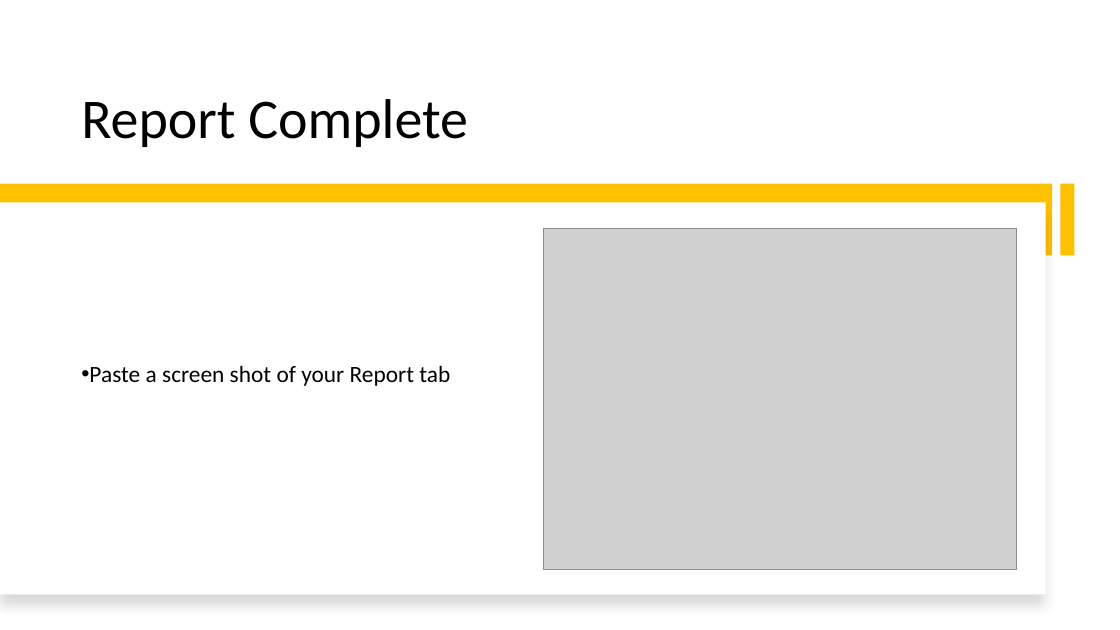
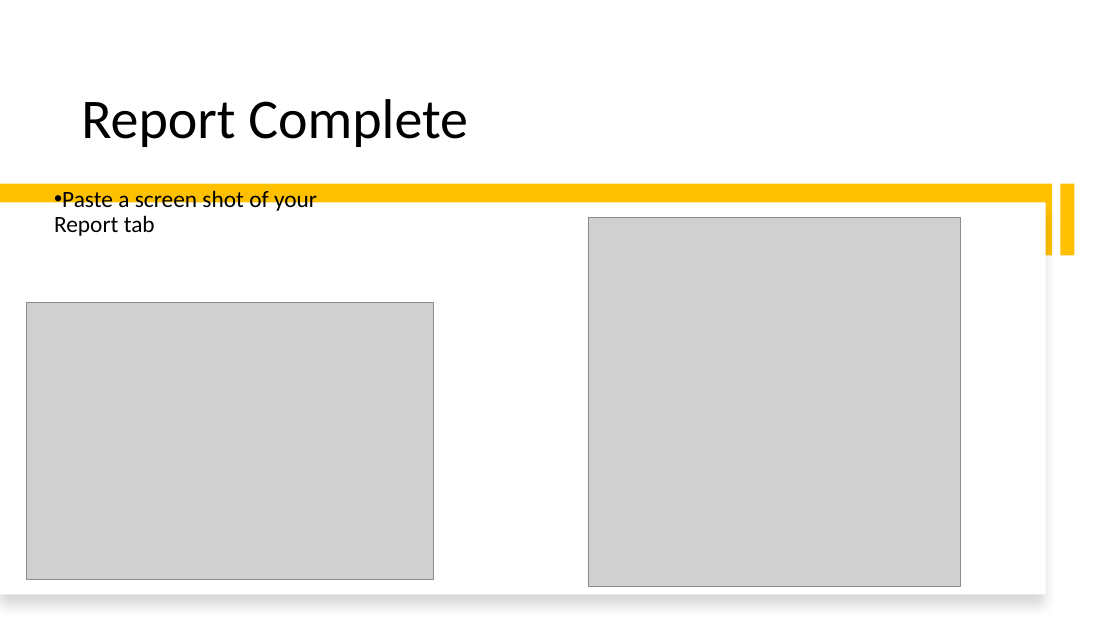
Before and after one commit to Jayy-blip/CEIS150-GUI-, a slide deck: slide 5 of CEIS150 Project Template Module Deliverable Week 7 GUI.pptx. Drawn at 1120x630 pixels with LibreOffice and Linux fonts; fonts in the diff are those of the drawing; grey boxes stand for pictures. Boxes give left, top, right and bottom in pixels: in the first picture for what was removed or moved away, otherwise in the second. Text is boxed around its words. In the diff, an @@ line names an element or a change of style, - is before the commit and + after.

```diff
--- a/CEIS150 Project Template Module Deliverable Week 7 GUI.pptx
+++ b/CEIS150 Project Template Module Deliverable Week 7 GUI.pptx
@@ text "Paste a screen shot of ..." rewrapped from [89,365,450,386] to [54,190,317,236] @@
@@ picture: place and size @@
-picture at [543,229,1016,570]
+picture at [588,218,960,586]
@@ picture added at [27,302,434,579] @@
```
Also in this commit, not shown: 2 other slides changed.
